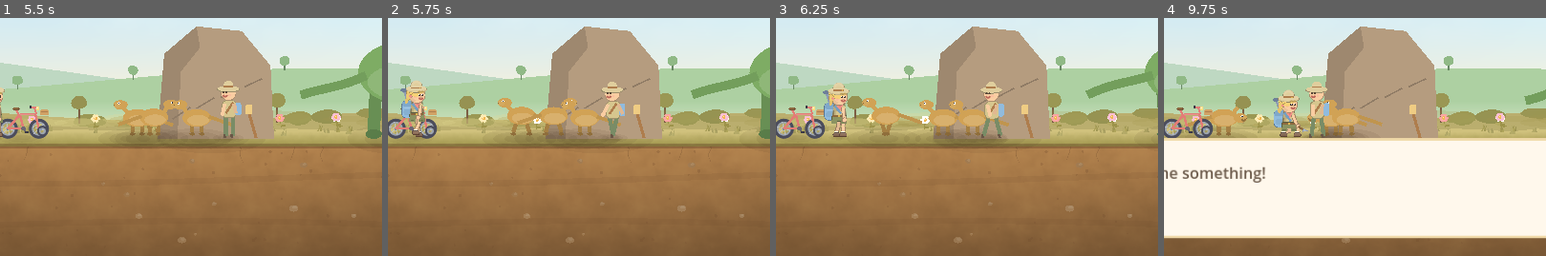
Above: before the commit, frames 1-4 (left to right).
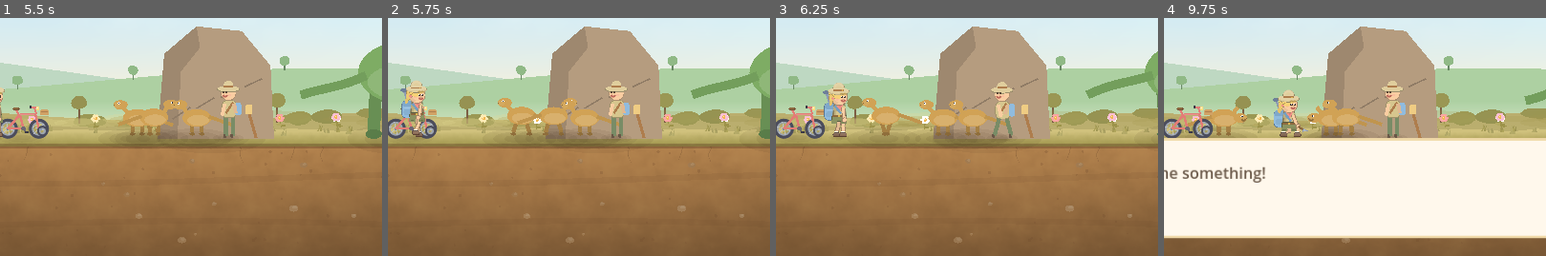
Above: after the commit, the same moments.

Repository: summerdetectordad-ctrl/adventureday
Game: Godot game, scene res://scenes/dino_land.tscn
The game is run twice, just before and just after one commit, with the same random seed, the same clock (stepped at 60 frames per second) and the same inputs. This scene is started directly instead of the project's main scene.
Inputs (mouse positions are % of the whole screen's width and height, from its top left):
- Up to frame 1 (5.5 s): tap Enter at 0.5 s; drag from (95, 8) to (60, 28) at 0.52 s; drag from (6, 9) to (45, 70) at 1.27 s; tap Space at 2, 3.77, 4.07 s; move the mouse to (6, 22) at 2.02 s; hold Right 2.03-2.75 s; tap E at 2.1, 3.6, 5.1 s; click (6, 22) at 2.17 s; drag from (95, 92) to (20, 35) at 2.77 s; move the mouse to (80, 65) at 3.52 s; hold Left 3.53-4.25 s; drag from (20, 35) to (35, 25) at 4.27 s; move the mouse to (55, 50) at 5.02 s; hold Down from 5.03 s (still down); click (55, 50) at 5.17 s
- Up to frame 2 (5.75 s): keep holding Down
- Up to frame 3 (6.25 s): release Down at 5.75 s; drag from (35, 25) to (30, 55) at 5.77 s
- Up to frame 4 (9.75 s): move the mouse to (72, 45) at 6.52 s; hold Up 6.53-7.25 s; tap E at 6.6, 8.1 s; tap Space at 6.77, 7.07 s; drag from (30, 55) to (45, 70) at 7.27 s; move the mouse to (77, 86) at 8.02 s; hold Down 8.03-8.75 s; click (77, 86) at 8.17 s; drag from (45, 70) to (20, 35) at 8.77 s; drag from (77, 86) to (55, 50) at 9.52 s
The pictures show only the part of the screen within x 27-77%, y 50-100%; the shares and areas given below are measured in that part.

Frame 1 is identical in both runs. In frame 2, 0.7% of the frame differs, in the area x 55-64%, y 26-51%; in frame 3, 1.2%; in frame 4, 1.6%, in the area x 37-64%, y 26-51%.

Commit message:
People get out of the way instead of being arbitrated (v1.0.5)
Better than deciding who wins a contested tap: stop the collision happening.
While she is stood still at something — a stall, a fossil wall, a rock pool —
the one person closest to walking across her changes their mind and ambles off
the other way.

Only one, and only the one actually heading toward her. A whole market turning
on its heel at the same moment would look absurd; done this way it should not
be noticeable at all. They pause first, as if they had just spotted her, and
wait a little longer than usual at the far end so they do not simply march
straight back.

Lives in Zone, so every world gets it — verified in the meadow, Dino Land and
the cove as well as the market.

Co-Authored-By: Claude Opus 5 <noreply@anthropic.com>

Diff:
--- a/scripts/folk.gd
+++ b/scripts/folk.gd
@@ -230,6 +230,7 @@
 	var _pause := 0.0
 	var _talking := false
 	var _wave := 0.0
+	var _give_way_t := 0.0
 
 	func _ready() -> void:
 		t = randf() * 6.0
@@ -269,6 +270,33 @@
 		return true
 
 	## Stand still and face her while they are talking.
+	## Which way they are currently ambling, as a sign.
+	func heading() -> float:
+		return _dir
+
+	## True if they are walking toward `x` and close enough to matter.
+	func heading_toward(x: float, within := 260.0) -> bool:
+		if _talking or roam <= 0.5:
+			return false
+		var to := x - global_position.x
+		return absf(to) < within and signf(to) == _dir
+
+	## Politely change your mind about going that way.
+	##
+	## Used when somebody is being served at a stall and this person was about
+	## to stroll between them and the counter. They pause, as if they noticed,
+	## then wander off the other way. Only ever asked of the ONE person closest
+	## to causing the problem — a whole market turning on its heel at once
+	## looks very odd indeed.
+	func give_way(from_x: float) -> void:
+		if _give_way_t > 0.0 or _talking:
+			return
+		_give_way_t = 3.5
+		_dir = signf(global_position.x - from_x)
+		if _dir == 0.0:
+			_dir = 1.0
+		_pause = randf_range(0.25, 0.6)
+
 	func attend(toward_x: float) -> void:
 		_talking = true
 		_dir = signf(toward_x - global_position.x)
@@ -283,19 +311,26 @@
 		t += delta
 		if _wave > 0.0:
 			_wave = maxf(0.0, _wave - delta * 0.7)
+		if _give_way_t > 0.0:
+			_give_way_t = maxf(0.0, _give_way_t - delta)
 		if not _talking and roam > 0.5:
 			if _pause > 0.0:
 				_pause -= delta
 			else:
 				position.x += _dir * speed * delta
+				# at the end of the patch, turn round and have a think. While
+				# giving way they wait longer, so they do not simply march
+				# straight back across the front of the stall.
+				var think := randf_range(2.5, 4.0) if _give_way_t > 0.0 \
+					else randf_range(0.6, 2.4)
 				if position.x < home_x - roam:
 					position.x = home_x - roam
 					_dir = 1.0
-					_pause = randf_range(0.6, 2.4)
+					_pause = think
 				elif position.x > home_x + roam:
 					position.x = home_x + roam
 					_dir = -1.0
-					_pause = randf_range(0.6, 2.4)
+					_pause = think
 		queue_redraw()
 
 	func walking() -> bool:
--- a/scripts/zone.gd
+++ b/scripts/zone.gd
@@ -40,6 +40,8 @@
 ## wander, and one parked in front of a button would quietly steal every tap
 ## meant for it.
 var people_keep_clear: Array = []
+## Throttle for the give-way check below; it does not need to run every frame.
+var _mind_t := 0.0
 var ui_layer: CanvasLayer = null
 var busy := false
 
@@ -145,6 +147,8 @@
 		add_child(hunger_bubble)
 	if hunger_bubble != null:
 		hunger_bubble.position = player.position + Vector2(-52.0 * player.facing, -122.0)
+
+	mind_her_space(delta)
 
 	if pack != null:
 		pack.position = player.position
@@ -392,7 +396,9 @@
 ## Everybody who lives in this world, placed along the ground and left to
 ## potter about. `z` puts them behind the scenery where that reads better —
 ## the market traders belong behind their own stalls.
-func spawn_folk(where: String, spots: Array, z := 0, depth := 0.0, roam := 85.0) -> void:
+func spawn_folk(where: String, spots: Array, z := 0, depth := 0.0,
+		roam := 85.0) -> Array:
+	var made: Array = []
 	var ids := Folk.who_lives_in(where)
 	for i in mini(ids.size(), spots.size()):
 		var p := Folk.Person.new()
@@ -408,6 +414,8 @@
 		p.z_index = z
 		add_child(p)
 		interactables.append(p)
+		made.append(p)
+	return made
 
 
 ## Say hello to somebody. They stop and face her, and the card offers a TALK
@@ -573,3 +581,47 @@
 	for c in hud.get_children():
 		if c is DialogueCard or c is AffirmationCard:
 			c.dismiss()
+
+
+## Nobody strolls between her and what she is looking at.
+##
+## While she is stood still at something — a market stall, a fossil wall, a
+## rock pool — the ONE person closest to walking across her changes their mind
+## and ambles the other way instead. Only one, and only the one who was
+## actually about to do it: a whole market turning on its heel at the same
+## moment looks absurd, and the point is that it should not be noticeable.
+##
+## Works in every world for free, because everybody is a Folk.Person and every
+## world fills `interactables`.
+func mind_her_space(delta: float) -> void:
+	if player == null or player.walking or player.riding or player.climbing:
+		return
+	_mind_t -= delta
+	if _mind_t > 0.0:
+		return
+	_mind_t = 0.4
+
+	# is she actually stood at something? (people do not count — being near a
+	# person is the one time you WANT them to stay put)
+	var busy := false
+	for n in interactables:
+		if not is_instance_valid(n) or n is Folk.Person:
+			continue
+		if absf(n.global_position.x - player.position.x) < 130.0:
+			busy = true
+			break
+	if not busy:
+		return
+
+	var nearest: Folk.Person = null
+	var nearest_d := 240.0
+	for n in interactables:
+		if not is_instance_valid(n) or not (n is Folk.Person):
+			continue
+		var p: Folk.Person = n
+		var d: float = absf(p.global_position.x - player.position.x)
+		if d > 14.0 and d < nearest_d and p.heading_toward(player.position.x):
+			nearest_d = d
+			nearest = p
+	if nearest != null:
+		nearest.give_way(player.position.x)
Not shown, changed: AGENTS.md
